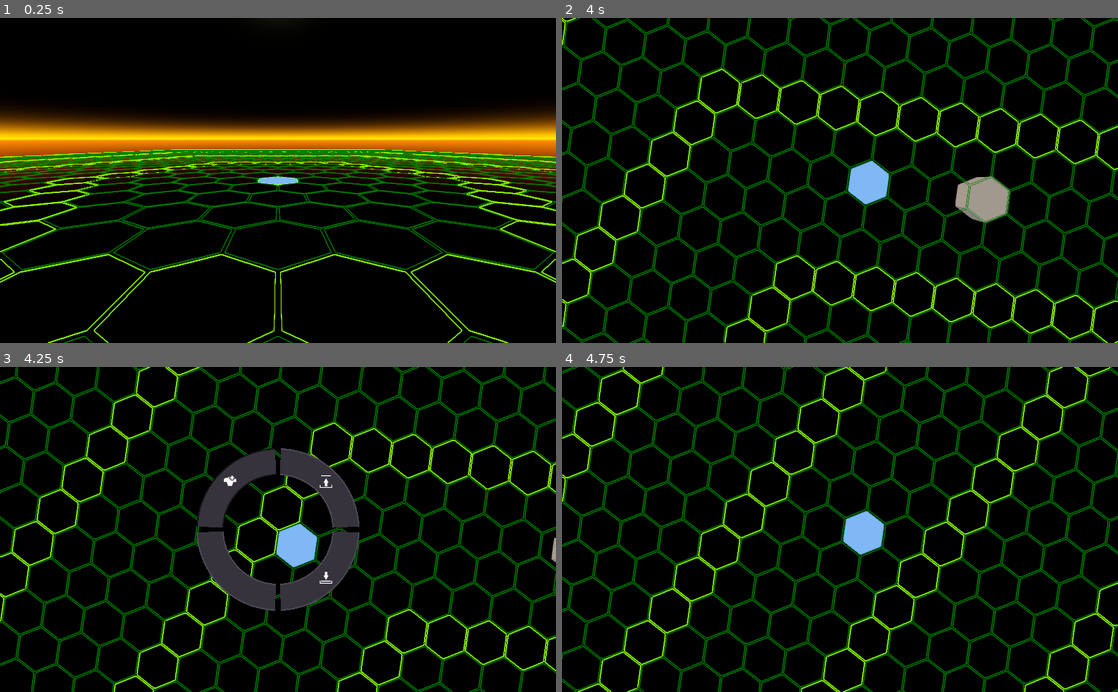
Above: before the commit, frames 1-4 (two rows, left to right).
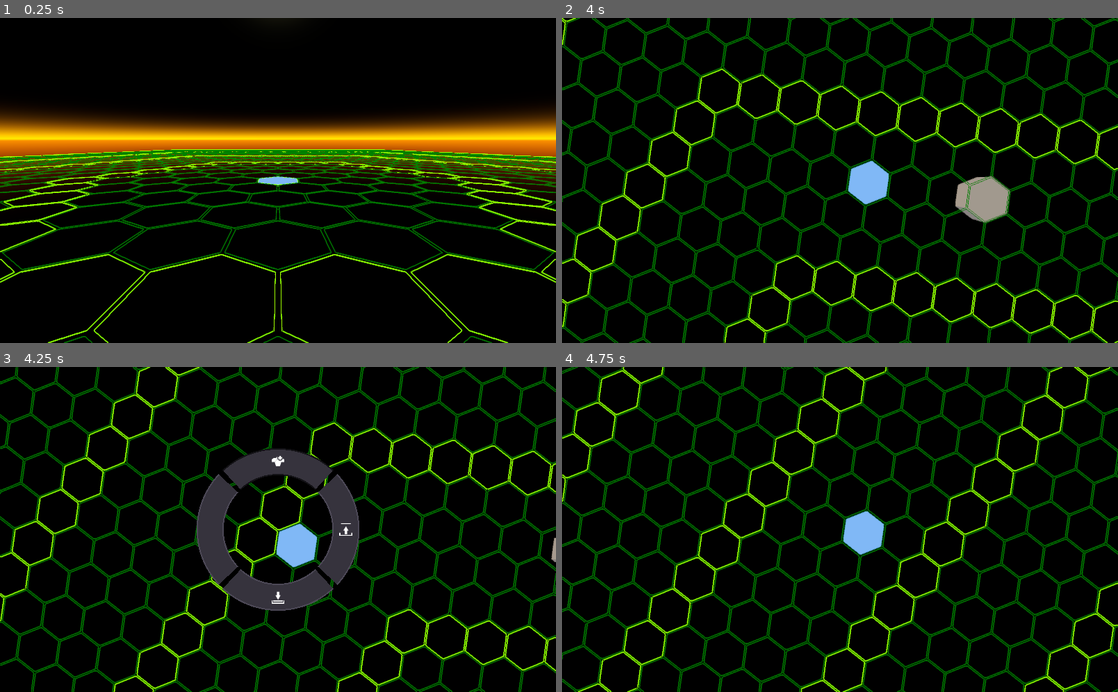
Above: after the commit, the same moments.

Repository: ObsidianBlk/Twin-Sticky
Game: Godot game, scene res://ArenaEditor/ArenaEditor.tscn
The game is run twice, just before and just after one commit, with the same random seed, the same clock (stepped at 60 frames per second) and the same inputs. This scene is started directly instead of the project's main scene.
Inputs (mouse positions are in pixels of both pictures, inside the frame that each line leads up to):
- Up to frame 1 (0.25 s): no input
- Up to frame 2 (4 s): tap Enter at 0.5 s; move the mouse to (962, 164) at 0.52 s; hold D (booster_right) 0.53-1.28 s; hold Middle mouse button (orbit_enable) 0.53-1.28 s; click (962, 164) at 0.67 s; tap Space (booster_jump) at 0.77, 1.52, 3.02, 3.77 s; move the mouse to (728, 196) at 1.27 s; hold S (booster_backward) 1.28-2.03 s; tap ` (terminal) at 1.35, 2.85 s; move the mouse to (895, 109) at 2.02 s; hold D (booster_right) 2.03-2.78 s; hold Middle mouse button (orbit_enable) 2.03-2.78 s; move the mouse to (812, 245) at 2.77 s; hold W (booster_forward) 2.78-3.53 s; click (812, 245) at 2.92 s; move the mouse to (1006, 229) at 3.52 s; hold A (booster_left) from 3.53 s (still down); hold Middle mouse button (orbit_enable) from 3.53 s (still down)
- Up to frame 3 (4.25 s): keep holding A (booster_left); keep holding Middle mouse button (orbit_enable); tap Tab (editor_menu) at 4.15 s
- Up to frame 4 (4.75 s): keep holding A (booster_left); move the mouse to (840, 529) at 4.27 s; release Middle mouse button (orbit_enable) at 4.28 s; tap ` (terminal) at 4.35 s; click (840, 529) at 4.42 s; tap Space (booster_jump) at 4.52 s

Frames 1-2 are identical in both runs. In frame 3, 0.8% of the frame differs, in the area x 35-65%, y 25-75%; in frame 4, nothing differs.

Commit message:
RadialMenu updated with the _get, _set, _get_property_list method of handling properties.

Diff:
--- a/ArenaEditor/ArenaEditor.gd
+++ b/ArenaEditor/ArenaEditor.gd
@@ -43,7 +43,7 @@
 # ------------------------------------------------------------------------------
 func _ready() -> void:
 	_region_resource = RegionResource.new()
-	_hex_grid_overlay.connect("grid_clicked", self, "_on_grid_clicked")
+	var _res : int = _hex_grid_overlay.connect("grid_clicked", self, "_on_grid_clicked")
 	_hex_grid_overlay.hex_size = _region_resource.hex_size
 	_hex_region.region_resource = _region_resource
 
@@ -143,8 +143,8 @@
 	_radialmenu.hide()
 	var fd : FileDialog = FileDialog.new()
 	_ui.add_child(fd)
-	fd.connect("file_selected", self, "_on_save_file_selected")
-	fd.connect("popup_hide", self, "_on_close_file_dialog", [fd])
+	var _res : int = fd.connect("file_selected", self, "_on_save_file_selected")
+	_res = fd.connect("popup_hide", self, "_on_close_file_dialog", [fd])
 	fd.access = FileDialog.ACCESS_USERDATA
 	fd.popup_centered(Vector2(640,480))
 
--- a/ArenaEditor/ArenaEditor.tscn
+++ b/ArenaEditor/ArenaEditor.tscn
@@ -68,9 +68,12 @@
 layer = 100
 
 [node name="RadialMenu" parent="UI" instance=ExtResource( 5 )]
+visible = true
 outer_radius = 150.0
 inner_radius = 100.0
+offset_angle = 45.0
 gap_degrees = 4.0
+force_neighboring = true
 
 [node name="New_Arena" parent="UI/RadialMenu" instance=ExtResource( 6 )]
 margin_left = -150.0
@@ -85,6 +88,7 @@
 icon = ExtResource( 7 )
 arc_start_degree = 2.0
 arc_end_degree = 88.0
+arc_offset_degree = 45.0
 inner_radius = 0.666667
 
 [node name="Load_Arena" parent="UI/RadialMenu" instance=ExtResource( 6 )]
@@ -100,6 +104,7 @@
 icon = ExtResource( 8 )
 arc_start_degree = 92.0
 arc_end_degree = 178.0
+arc_offset_degree = 45.0
 inner_radius = 0.666667
 
 [node name="Save_Arena" parent="UI/RadialMenu" instance=ExtResource( 6 )]
@@ -115,6 +120,7 @@
 icon = ExtResource( 9 )
 arc_start_degree = 182.0
 arc_end_degree = 268.0
+arc_offset_degree = 45.0
 inner_radius = 0.666667
 
 [node name="RadialButton4" parent="UI/RadialMenu" instance=ExtResource( 6 )]
@@ -129,6 +135,7 @@
 mouse_filter = 1
 arc_start_degree = 272.0
 arc_end_degree = 358.0
+arc_offset_degree = 45.0
 inner_radius = 0.666667
 
 [connection signal="pressed" from="UI/RadialMenu/New_Arena" to="." method="_on_New_Arena_pressed"]
--- a/Scripts/RegionResource.gd
+++ b/Scripts/RegionResource.gd
@@ -14,11 +14,6 @@
 # ------------------------------------------------------------------------------
 # Export Variables
 # ------------------------------------------------------------------------------
-#export var region_seed : int = 571234									setget set_region_seed
-#export (int, 1, 9) var octaves : int = 4								setget set_octaves
-#export var period : float = 20.0										setget set_period
-#export (float, 0.0, 1.0, 0.01) var persistence : float = 0.8			setget set_persistence
-
 export var hex_size : float = 10.0										setget set_hex_size
 
 
@@ -41,37 +36,11 @@
 func _init() -> void:
 	pass
 
+
+
 # ------------------------------------------------------------------------------
 # Private Methods
 # ------------------------------------------------------------------------------
-#func _BuildRegion(reset : bool = false) -> void:
-#	if size > 0:
-#		if reset: # If we're resetting, just empty the board.
-#			_region.clear()
-#			emit_signal("region_cleared")
-#
-#		# The center point of the board.
-#		var origin : HexCell = HexCell.new()
-#
-#		# Let's just build the board if it's empty
-#		if not _region.empty():
-#			# Let's remove cells out of range...
-#			for qrs in _region.keys():
-#				var hex : HexCell = HexCell.new(qrs)
-#				if int(hex.distance_to(origin)) > size:
-#					emit_signal("region_hex_removed", hex)
-#					var _res : int = _region.erase(qrs)
-#
-#		# Now we fill the board up, only adding cells not already there...
-#		var cells = origin.get_region(size)
-#		for cell in cells:
-#			var new_cell : bool = not cell.qrs in _region
-#			_region[cell.qrs] = (_osn.get_noise_2dv(cell.to_point() * hex_size) + 1.0) * max_height
-#			if new_cell:
-#				emit_signal("region_hex_added", cell)
-#
-#		emit_signal("region_changed")
-
 func _CellToHexCell(cell) -> HexCell:
 	if typeof(cell) == TYPE_VECTOR3:
 		cell = HexCell.new(cell)
--- a/UI/RadialButton/RadialButton.gd
+++ b/UI/RadialButton/RadialButton.gd
@@ -112,11 +112,11 @@
 # Override Methods
 # ------------------------------------------------------------------------------
 func _ready() -> void:
-	connect("resized", self, "_on_resized")
+	var _res : int = connect("resized", self, "_on_resized")
 	if not Engine.editor_hint:
 		#set_focus_mode(Control.FOCUS_ALL)
-		connect("focus_entered", self, "_SetFocusMode", [true])
-		connect("focus_exited", self, "_SetFocusMode", [false])
+		_res = connect("focus_entered", self, "_SetFocusMode", [true])
+		_res = connect("focus_exited", self, "_SetFocusMode", [false])
 	_FullShaderUpdate()
 
 func _enter_tree():
@@ -594,11 +594,13 @@
 	return _in_focus
 
 func grab_focus() -> void:
-	.grab_focus()
+	if focus_mode != Control.FOCUS_NONE:
+		.grab_focus()
 	_SetFocusMode(true)
 
 func release_focus() -> void:
-	.release_focus()
+	if focus_mode != Control.FOCUS_NONE:
+		.release_focus()
 	_SetFocusMode(false)
 
 
--- a/UI/RadialMenu/RadialMenu.gd
+++ b/UI/RadialMenu/RadialMenu.gd
@@ -8,13 +8,13 @@
 
 
 # ------------------------------------------------------------------------------
-# Export Variables
-# ------------------------------------------------------------------------------
-export var outer_radius : float = 42.0							setget set_outer_radius
-export var inner_radius : float = 20.0							setget set_inner_radius
-export (float, 0.0, 360.0) var offset_angle : float = 0.0		setget set_offset_angle
-export (float, 0.0, 10.0, 0.001) var gap_degrees : float = 0.2	setget set_gap_degrees
-export var force_neighboring : bool = true
+# "Export" Variables
+# ------------------------------------------------------------------------------
+var _outer_radius : float = 42.0
+var _inner_radius : float = 20.0
+var _offset_angle : float = 0.0
+var _gap_degrees : float = 0.2
+var _force_neighboring : bool = true
 
 # ------------------------------------------------------------------------------
 # Variables
@@ -25,26 +25,26 @@
 # Setters
 # ------------------------------------------------------------------------------
 func set_outer_radius(r : float) -> void:
-	if r > inner_radius and outer_radius != r:
-		outer_radius = r
+	if r > _inner_radius and _outer_radius != r:
+		_outer_radius = r
 		#_AdjustSize()
 		_AdjustRadialButtons()
 
 func set_inner_radius(r : float) -> void:
-	if r < outer_radius and inner_radius != r:
-		inner_radius = r
+	if r < _outer_radius and _inner_radius != r:
+		_inner_radius = r
 		#_AdjustSize()
 		_AdjustRadialButtons()
 
 func set_offset_angle(a : float) -> void:
 	if a > 360.0:
 		a = fmod(a, 360.0)
-	offset_angle = a
+	_offset_angle = a
 	_AdjustRadialButtons()
 
 func set_gap_degrees(g : float) -> void:
-	if g >= 0.0 and g <= 10.0 and gap_degrees != g:
-		gap_degrees = g
+	if g >= 0.0 and g <= 10.0 and _gap_degrees != g:
+		_gap_degrees = g
 		_AdjustRadialButtons()
 
 # ------------------------------------------------------------------------------
@@ -52,11 +52,12 @@
 # ------------------------------------------------------------------------------
 func _ready() -> void:
 	set_focus_mode(Control.FOCUS_ALL)
+	var _res : int = 0
 	if not Engine.editor_hint:
-		get_tree().get_root().connect("size_changed", self, "_on_screen_size_changed")
-	connect("child_entered_tree", self, "_on_child_entered")
-	connect("child_exiting_tree", self, "_on_child_exited")
-	connect("about_to_show", self, "_on_about_to_show")
+		_res = get_tree().get_root().connect("size_changed", self, "_on_screen_size_changed")
+	_res = connect("child_entered_tree", self, "_on_child_entered")
+	_res = connect("child_exiting_tree", self, "_on_child_exited")
+	_res = connect("about_to_show", self, "_on_about_to_show")
 	#_AdjustSize()
 	if not Engine.editor_hint:
 		_RecalcScreenSize()
@@ -77,6 +78,98 @@
 					child._ProcessGUIInput(event, true)
 	accept_event()
 
+func _get(property : String):
+	match property:
+		"outer_radius":
+			return _outer_radius
+		"inner_radius":
+			return _inner_radius
+		"offset_angle":
+			return _offset_angle
+		"gap_degrees":
+			return _gap_degrees
+		"force_neighboring":
+			return _force_neighboring
+	return null
+
+func _set(property : String, value) -> bool:
+	var success : bool = true
+
+	match property:
+		"outer_radius":
+			if typeof(value) == TYPE_REAL:
+				if value > _inner_radius and _outer_radius != value:
+					_outer_radius = value
+					_AdjustRadialButtons()
+				else : success = false
+			else : success = false
+		"inner_radius":
+			if typeof(value) == TYPE_REAL:
+				if value < _outer_radius and _inner_radius != value:
+					_inner_radius = value
+					_AdjustRadialButtons()
+				else : success = false
+			else : success = false
+		"offset_angle":
+			if typeof(value) == TYPE_REAL:
+				set_offset_angle(value)
+			else : success = false
+		"gap_degrees":
+			if typeof(value) == TYPE_REAL:
+				if value >= 0.0 and value <= 10.0 and _gap_degrees != value:
+					_gap_degrees = value
+					_AdjustRadialButtons()
+				else : success = false
+			else : success = false
+		"force_neighboring":
+			if typeof(value) == TYPE_BOOL:
+				_force_neighboring = value
+			else : success = false
+		_:
+			success = false
+
+	return success
+
+func _get_property_list() -> Array:
+	var arr : Array = [
+		{
+			name = "RadialMenu",
+			type = TYPE_NIL,
+			usage = PROPERTY_USAGE_CATEGORY
+		},
+		{
+			name = "outer_radius",
+			type = TYPE_REAL,
+			usage = PROPERTY_USAGE_DEFAULT
+		},
+		{
+			name = "inner_radius",
+			type = TYPE_REAL,
+			usage = PROPERTY_USAGE_DEFAULT
+		},
+		{
+			name = "offset_angle",
+			type = TYPE_REAL,
+			hint = PROPERTY_HINT_RANGE,
+			hint_string = "0.0, 360.0",
+			usage = PROPERTY_USAGE_DEFAULT
+		},
+		{
+			name = "gap_degrees",
+			type = TYPE_REAL,
+			hint = PROPERTY_HINT_RANGE,
+			hint_string = "0.0, 10.0",
+			usage = PROPERTY_USAGE_DEFAULT
+		},
+		{
+			name = "force_neighboring",
+			type = TYPE_BOOL,
+			usage = PROPERTY_USAGE_DEFAULT
+		}
+	]
+
+	return arr
+
 # ------------------------------------------------------------------------------
 # Private Methods
 # ------------------------------------------------------------------------------
@@ -97,19 +190,19 @@
 			count += 1
 
 	if count > 0:
-		var arc : float = (360.0 - (gap_degrees * float(count))) / float(count)
-		var hgap : float = 0 if count <= 1 else gap_degrees * 0.5
+		var arc : float = (360.0 - (_gap_degrees * float(count))) / float(count)
+		var hgap : float = 0.0 if count <= 1 else _gap_degrees * 0.5
 
 		var start_degree : float = hgap
 		var first_child = null
 		var last_child = null
 		for child in get_children():
 			if child is RadialButton:
-				child.set_radii(inner_radius, outer_radius)
-				child.set_arc_degrees(start_degree, start_degree + arc, offset_angle)
-				#child.offset_degree = offset_angle
-				start_degree += arc + gap_degrees
-				if force_neighboring and not Engine.editor_hint:
+				child.set_radii(_inner_radius, _outer_radius)
+				child.set_arc_degrees(start_degree, start_degree + arc, _offset_angle)
+				#child.offset_degree = _offset_angle
+				start_degree += arc + _gap_degrees
+				if _force_neighboring and not Engine.editor_hint:
 					if first_child == null:
 						first_child = child
 					else:
@@ -125,10 +218,10 @@
 	_AdjustRadialButtonPosition()
 
 func _AdjustRadialButtonPosition() -> void:
-	var cpos : Vector2 = (rect_size * _relative_coords) #+ Vector2(outer_radius, outer_radius)
+	var cpos : Vector2 = (rect_size * _relative_coords) #+ Vector2(_outer_radius, _outer_radius)
 	for child in get_children():
 		if child is RadialButton:
-			child.rect_position = cpos - Vector2(outer_radius, outer_radius)
+			child.rect_position = cpos - Vector2(_outer_radius, _outer_radius)
 
 func _GetFocusedChild() -> RadialButton:
 	for child in get_children():
@@ -160,7 +253,7 @@
 		_relative_coords = Vector2.ZERO
 	_AdjustRadialButtonPosition()
 
-func popup_centered(size : Vector2 = Vector2.ZERO) -> void:
+func popup_centered(_size : Vector2 = Vector2.ZERO) -> void:
 	.popup_centered(Vector2.ZERO)
 	_relative_coords = Vector2.ONE * 0.5
 	_AdjustRadialButtonPosition()
@@ -186,7 +279,7 @@
 	if child is RadialButton:
 		if not Engine.editor_hint:
 			if not child.is_connected("focus_entered", self, "_on_child_focus_entered"):
-				child.connect("focus_entered", self, "_on_child_focus_entered")
+				var _res : int = child.connect("focus_entered", self, "_on_child_focus_entered")
 		_AdjustRadialButtons()
 
 func _on_child_exited(child : Node) -> void:
